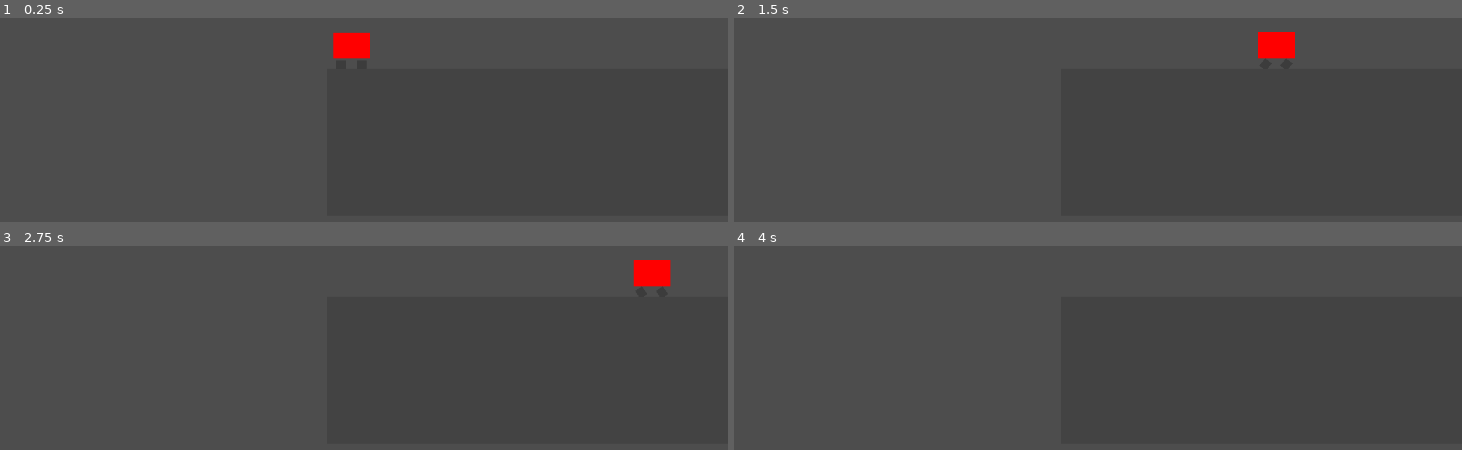
Above: before the commit, frames 1-4 (two rows, left to right).
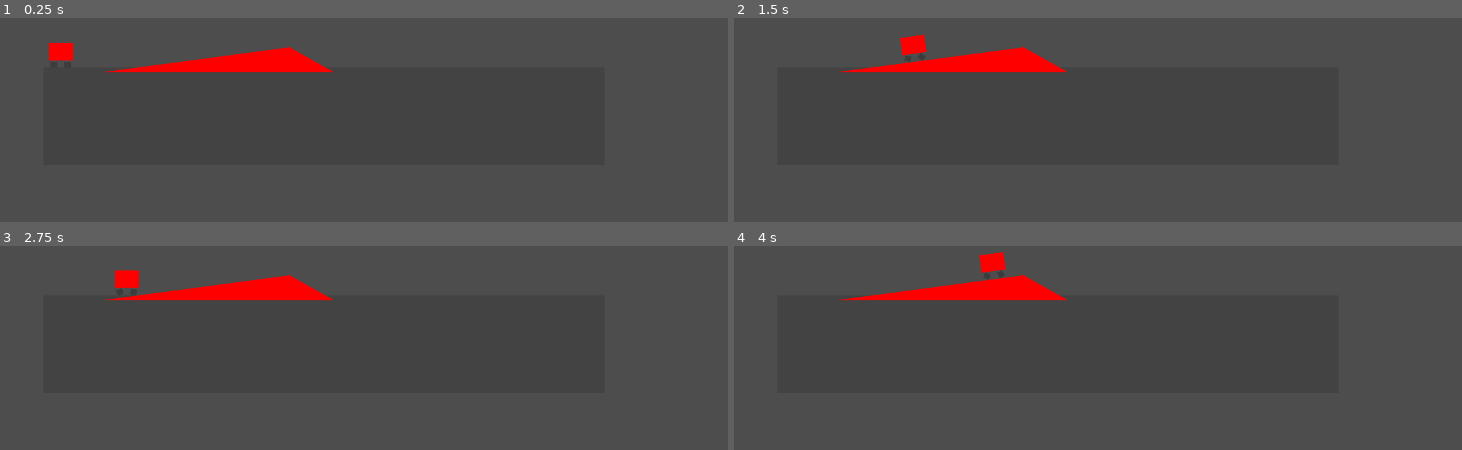
Above: after the commit, the same moments.

Repository: CourtlandCrouchet/OneTrip
Game: Godot game, scene res://Scenes/main.tscn
Same seed, same stepped clock (60 frames per second), same inputs: the game is played once before the commit and once after it.
Inputs:
- Up to frame 1 (0.25 s): no input
- Up to frame 2 (1.5 s): tap Enter at 0.5 s; hold Right (move_right) 0.53-1.28 s; hold Left (move_left) from 1.28 s (still down)
- Up to frame 3 (2.75 s): release Left (move_left) at 2.03 s; hold Right (move_right) from 2.03 s (still down)
- Up to frame 4 (4 s): release Right (move_right) at 3.53 s; hold Left (move_left) from 3.53 s (still down)

The runs differ from the first frame. In frame 1, 2.9% of the frame differs, in the area x 6-51%, y 6-27%; in frame 2, 2.9%; in frame 3, 2.9%, in the area x 14-93%, y 6-27%; in frame 4, 2.3%.

Commit message:
Hill

Diff:
--- /dev/null
+++ b/Scenes/hill.tscn
@@ -0,0 +1,17 @@
+[gd_scene load_steps=3 format=3 uid="uid://ytbbf38ay7fn"]
+
+[sub_resource type="Gradient" id="Gradient_ccl3e"]
+offsets = PackedFloat32Array(0)
+colors = PackedColorArray(1, 0, 0, 1)
+
+[sub_resource type="GradientTexture1D" id="GradientTexture1D_3tvkb"]
+gradient = SubResource("Gradient_ccl3e")
+
+[node name="Hill" type="StaticBody2D"]
+
+[node name="CollisionPolygon2D" type="CollisionPolygon2D" parent="."]
+polygon = PackedVector2Array(0, 0, 135, -18, 167, 0)
+
+[node name="Polygon2D" type="Polygon2D" parent="."]
+texture = SubResource("GradientTexture1D_3tvkb")
+polygon = PackedVector2Array(0, 0, 135, -18, 167, 0)
--- a/Scenes/main.tscn
+++ b/Scenes/main.tscn
@@ -1,18 +1,22 @@
-[gd_scene load_steps=4 format=3 uid="uid://dnv2fuc6175qd"]
+[gd_scene load_steps=5 format=3 uid="uid://dnv2fuc6175qd"]
 
 [ext_resource type="Script" path="res://Scripts/main.gd" id="1_a4636"]
 [ext_resource type="PackedScene" uid="uid://b0lcnp5xrh7j6" path="res://Scenes/player.tscn" id="2_1okup"]
 [ext_resource type="PackedScene" uid="uid://dqsnvsllgrjvm" path="res://Scenes/floor.tscn" id="3_pjymg"]
+[ext_resource type="PackedScene" uid="uid://ytbbf38ay7fn" path="res://Scenes/hill.tscn" id="4_blmfu"]
 
 [node name="Main" type="Node2D"]
 script = ExtResource("1_a4636")
 
 [node name="Camera2D" type="Camera2D" parent="."]
-position = Vector2(0, 1)
-zoom = Vector2(3, 3)
+position = Vector2(205, -8)
+zoom = Vector2(2, 2)
 
 [node name="Player" parent="." instance=ExtResource("2_1okup")]
-position = Vector2(3, 7)
+position = Vector2(4, 3)
 
 [node name="Floor" parent="." instance=ExtResource("3_pjymg")]
 position = Vector2(0, 22)
+
+[node name="Hill" parent="." instance=ExtResource("4_blmfu")]
+position = Vector2(42, 25)
